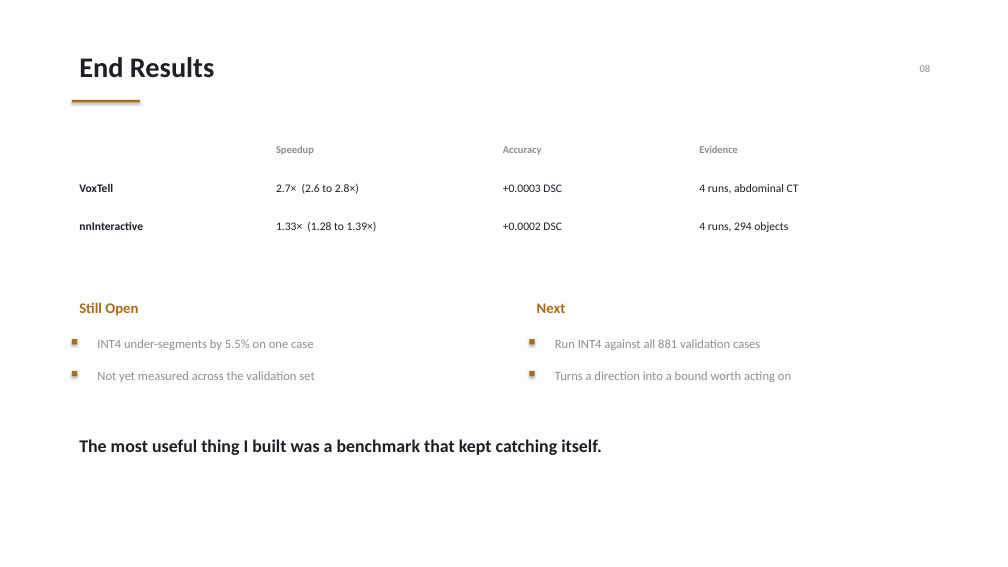
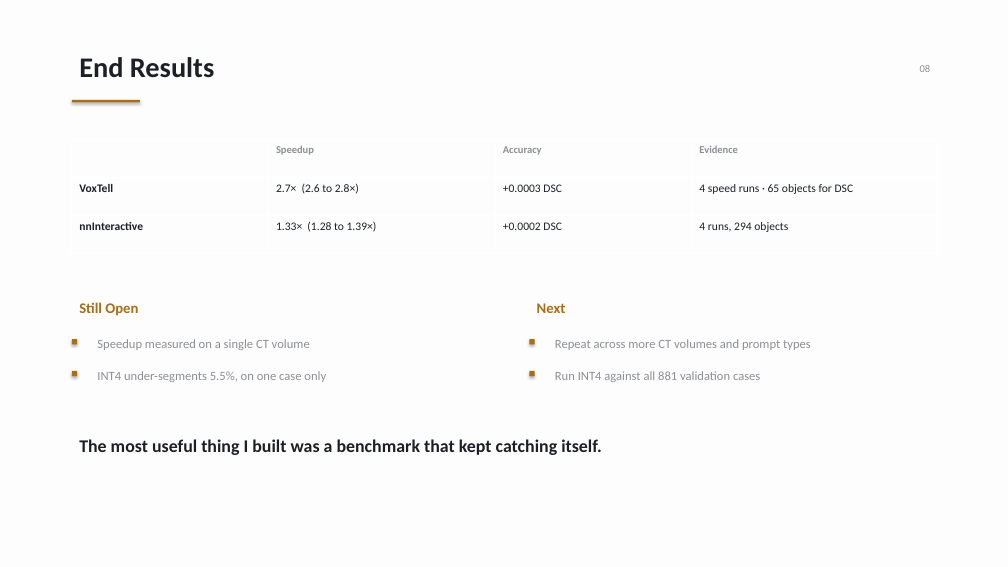
Before and after one commit to pentaexe/VoxTell-main, a slide deck: slide 8 of slides.pptx. Drawn at 1008x567 pixels with LibreOffice and Linux fonts; fonts in the diff are those of the drawing. Boxes give left, top, right and bottom in pixels: in the first picture for what was removed or moved away, otherwise in the second. Text is boxed around its words. In the diff, an @@ line names an element or a change of style, - is before the commit and + after.

Commit message:
Four attribution fixes, applied to the generator so they survive regeneration
All four were in make_slides.py, not just the .pptx. A hand edit to the deck is
reverted by the next 'python make_slides.py' - which already happened once this
session to slide 8's Evidence cell.

- Slide 5 caption said 'mean DSC change'. accuracy_results.csv has exactly two
  arms, v0 (step=0.5) and v3 (step=0.75), differing by tile_step alone. So
  +0.0003 is the tile_step effect, not the whole stack: the cache, Numba and
  INT4 were never varied in that comparison, and INT4 demonstrably does change
  the output (0.97 agreement, -5.5% voxels). Caption now names the variable.
- Slide 5 claimed 'same checkpoint and fold on both arms'. Folds are an
  nnInteractive concern; that phrasing does not belong on a VoxTell slide.
- Slide 6 said 'allocation since reduced to 2'. Only the VoxTell scripts were
  reduced; every nni_*.sh still requests 8 cores, which is what that slide's
  13-20% figure is measured against.
- Slide 8 Evidence read '4 runs, abdominal CT' for VoxTell, conflating two
  samples: the speedup is 4 paired runs, the DSC is 65 objects over 5 cases.

Also corrected an overstatement of mine: I said the May accuracy runs were
'almost certainly' FP16 because accelerate was installed only three days ago.
There is no log for accuracy_results.csv and accuracy_eval.py does not touch
precision, so that is unverified. It does not affect the caption fix, which
holds either way.

```diff
--- a/slides.pptx
+++ b/slides.pptx
@@ table at box(72, 140, 938, 253) @@
-row 2, column 4: 4 runs, abdominal CT
+row 2, column 4: 4 speed runs · 65 objects for DSC
@@ text added at box(97, 339, 310, 350), 12 pt, text #8C8F96 @@
+Speedup measured on a single CT volume
@@ text added at box(555, 339, 811, 350), 12 pt, text #8C8F96 @@
+Repeat across more CT volumes and prompt types
@@ text at box(97, 371, 326, 382): text changed @@
-INT4 under-segments by 5.5% on one case
+INT4 under-segments 5.5%, on one case only
@@ text removed at box(97, 371, 314, 382) @@
-Not yet measured across the validation set
@@ text "Run INT4 against all 881 ...": place and size @@
-text "Run INT4 against all 881 ..." at box(555, 339, 760, 350)
+text "Run INT4 against all 881 ..." at box(555, 371, 760, 382)
@@ text removed at box(555, 371, 791, 382) @@
-Turns a direction into a bound worth acting on
```
Also in this commit, not shown: 2 other slides changed, 1 other file.
